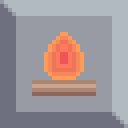
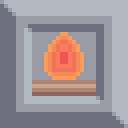
The second w=128, h=128 image is a revision of the first. Changes to its layers:
painted on "furnace" over <box>24,24,104,104</box>
showed "drill" over <box>24,24,104,104</box>
